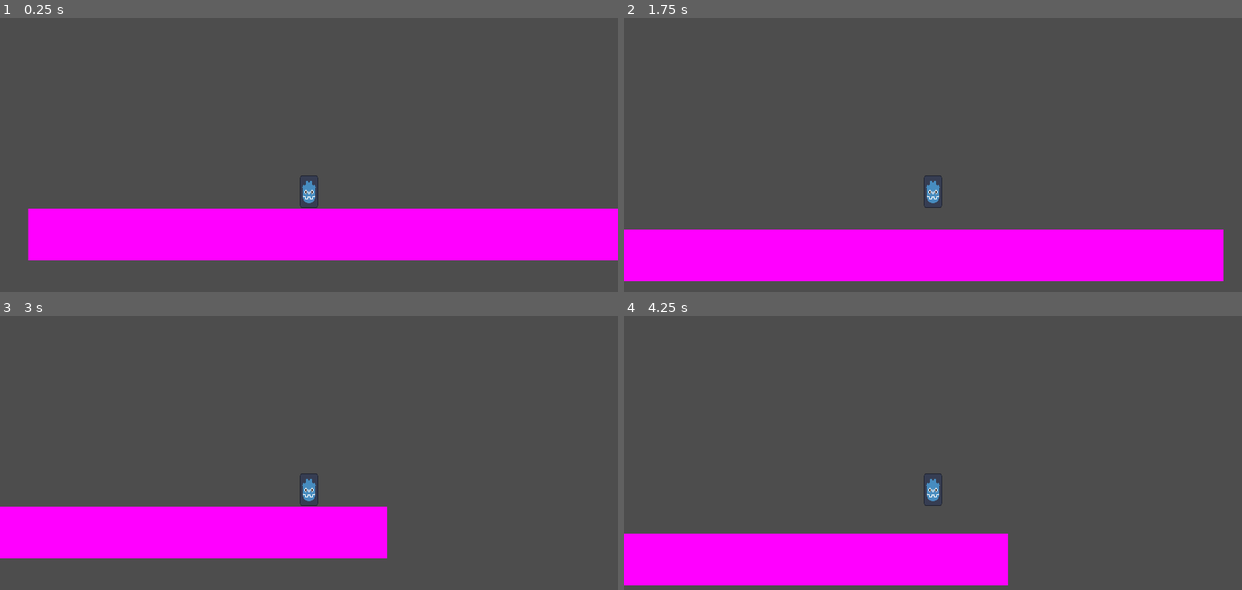
Above: before the commit, frames 1-4 (two rows, left to right).
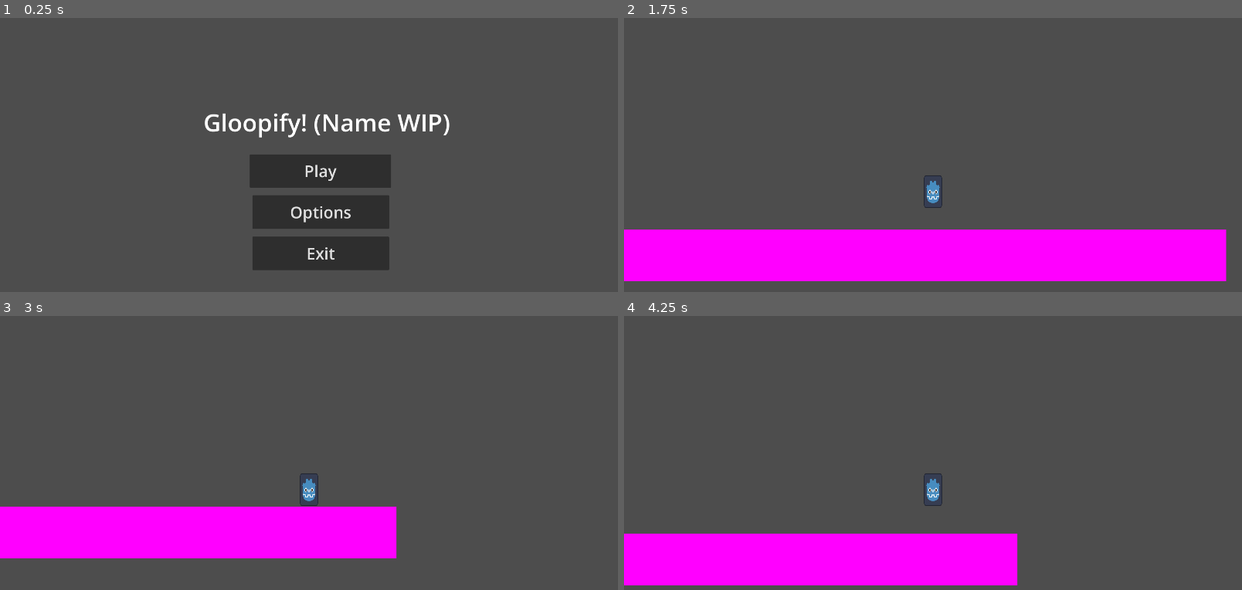
Above: after the commit, the same moments.

Repository: VoidedCrystal/GloopifyGame
Game: Godot game, scene res://UI/Main_Menu.tscn
Same seed, same stepped clock (60 frames per second), same inputs: the game is played once before the commit and once after it. Before the commit the project starts from res://Levels/TestLevel.tscn.
Inputs (mouse positions are in pixels of both pictures, inside the frame that each line leads up to):
- Up to frame 1 (0.25 s): no input
- Up to frame 2 (1.75 s): click (945, 171) at 0.5 s, where only the run after the commit has a clickable "Play"; tap Enter (ui_accept) at 1.25 s; hold Right (move-right) from 1.28 s (still down); hold Enter (ui_accept) from 1.28 s (still down); tap Space (jump) at 1.52 s
- Up to frame 3 (3 s): release Enter (ui_accept) at 2.03 s; tap Shift (dash) at 2.1 s; tap Space (jump) at 2.27 s; tap Enter (ui_accept) at 2.3 s; release Right (move-right) at 2.78 s; hold Left (move-left) from 2.78 s (still down); hold Enter (ui_accept) from 2.78 s (still down)
- Up to frame 4 (4.25 s): release Left (move-left) at 3.53 s; release Enter (ui_accept) at 3.53 s; hold Right (move-right) from 3.53 s (still down); tap Enter (ui_accept) at 3.6 s; tap Space (jump) at 3.77 s

The runs differ from the first frame. In frame 1, 24% of the frame differs, in the area x 4-100%, y 34-92%; in frame 2, less than 0.1%; in frame 3, 0.3%; in frame 4, 0.3%.
Error before the commit: Attempt to call function 'get_line' in base 'null instance' on a null instance. (res://Scripts/LevelEventHandler.gd:8)

Commit message:
Level Select!

Diff:
--- /dev/null
+++ b/Gloopify!/UI/LevelSelect.tscn
@@ -0,0 +1,50 @@
+[gd_scene load_steps=3 format=3 uid="uid://jl75mgscvc3f"]
+
+[ext_resource type="Script" path="res://UI/level_select.gd" id="1_la4qf"]
+[ext_resource type="PackedScene" uid="uid://bx658kweduvqk" path="res://UI/levelSet.tscn" id="2_i5jtr"]
+
+[node name="LevelSelect" type="Control"]
+layout_mode = 3
+anchors_preset = 15
+anchor_right = 1.0
+anchor_bottom = 1.0
+grow_horizontal = 2
+grow_vertical = 2
+script = ExtResource("1_la4qf")
+
+[node name="LevelSet" parent="." node_paths=PackedStringArray("next_level_right") instance=ExtResource("2_i5jtr")]
+offset_top = 8.0
+offset_bottom = 136.0
+next_scene_path = "res://Levels/TestLevel.tscn"
+next_level_right = NodePath("../LevelSet2")
+
+[node name="LevelSet2" parent="." node_paths=PackedStringArray("next_level_right", "next_level_left") instance=ExtResource("2_i5jtr")]
+visible = false
+offset_top = 8.0
+offset_bottom = 136.0
+level_name = "2"
+next_level_right = NodePath("../LevelSet3")
+next_level_left = NodePath("../LevelSet")
+
+[node name="LevelSet3" parent="." node_paths=PackedStringArray("next_level_right", "next_level_left") instance=ExtResource("2_i5jtr")]
+visible = false
+offset_top = 8.0
+offset_bottom = 136.0
+level_name = "3"
+next_level_right = NodePath("../LevelSet4")
+next_level_left = NodePath("../LevelSet2")
+
+[node name="LevelSet4" parent="." node_paths=PackedStringArray("next_level_right", "next_level_left") instance=ExtResource("2_i5jtr")]
+visible = false
+offset_top = 8.0
+offset_bottom = 136.0
+level_name = "4"
+next_level_right = NodePath("../LevelSet5")
+next_level_left = NodePath("../LevelSet3")
+
+[node name="LevelSet5" parent="." node_paths=PackedStringArray("next_level_left") instance=ExtResource("2_i5jtr")]
+visible = false
+offset_top = 8.0
+offset_bottom = 136.0
+level_name = "5"
+next_level_left = NodePath("../LevelSet4")
--- /dev/null
+++ b/Gloopify!/UI/levelSet.gd
@@ -0,0 +1,18 @@
+@tool
+extends Control
+class_name LevelSet
+
+@export var level_name:="1"
+@export_file("*.tscn") var next_scene_path: String
+@export var next_level_right: LevelSet
+@export var next_level_left: LevelSet
+
+# Called when the node enters the scene tree for the first time.
+func _ready() -> void:
+	$Label.text = "Level " + str(level_name)
+
+
+# Called every frame. 'delta' is the elapsed time since the previous frame.
+func _process(delta: float) -> void:
+	if Engine.is_editor_hint():
+		$Label.text = "Level " + str(level_name)
--- /dev/null
+++ b/Gloopify!/UI/levelSet.tscn
@@ -0,0 +1,30 @@
+[gd_scene load_steps=3 format=3 uid="uid://bx658kweduvqk"]
+
+[ext_resource type="Script" path="res://UI/levelSet.gd" id="1_ojevv"]
+
+[sub_resource type="PlaceholderTexture2D" id="PlaceholderTexture2D_vtmnr"]
+
+[node name="LevelSet" type="Control"]
+layout_mode = 3
+anchors_preset = 0
+offset_right = 512.0
+offset_bottom = 128.0
+script = ExtResource("1_ojevv")
+
+[node name="TextureRect" type="TextureRect" parent="."]
+layout_mode = 1
+anchors_preset = 15
+anchor_right = 1.0
+anchor_bottom = 1.0
+grow_horizontal = 2
+grow_vertical = 2
+texture = SubResource("PlaceholderTexture2D_vtmnr")
+
+[node name="Label" type="Label" parent="."]
+layout_mode = 0
+offset_left = 32.0
+offset_top = 16.0
+offset_right = 459.0
+offset_bottom = 112.0
+theme_override_font_sizes/font_size = 70
+text = "Level 1 (WIP)"
--- /dev/null
+++ b/Gloopify!/UI/level_select.gd
@@ -0,0 +1,18 @@
+extends Control
+class_name LevelSelect
+
+@onready var current_level: LevelSet = $LevelSet
+var current_world: int = 0
+
+func _input(event: InputEvent) -> void:
+	if event.is_action_pressed("ui_left") and current_level.next_level_left:
+		current_level.hide()
+		current_level = current_level.next_level_left
+		current_level.show()
+	if event.is_action_pressed("ui_right") and current_level.next_level_right:
+		current_level.hide()
+		current_level = current_level.next_level_right
+		current_level.show()
+	if event.is_action_pressed("ui_accept"):
+		if current_level.next_scene_path:
+			get_tree().change_scene_to_file(current_level.next_scene_path)
--- a/Gloopify!/UI/main_menu.gd
+++ b/Gloopify!/UI/main_menu.gd
@@ -9,4 +9,4 @@
 
 
 func _on_play_pressed() -> void:
-	get_tree().change_scene_to_file("res://Levels/TestLevel.tscn")
+	get_tree().change_scene_to_file("res://UI/LevelSelect.tscn")
--- a/Gloopify!/project.godot
+++ b/Gloopify!/project.godot
@@ -11,13 +11,9 @@
 [application]
 
 config/name="New Game Project"
-run/main_scene="res://Levels/TestLevel.tscn"
+run/main_scene="res://UI/Main_Menu.tscn"
 config/features=PackedStringArray("4.3", "Forward Plus")
 config/icon="res://Assets/TEMP.svg"
-
-[autoload]
-
-LevelEventHandler="*res://Scripts/LevelEventHandler.gd"
 
 [display]
 
